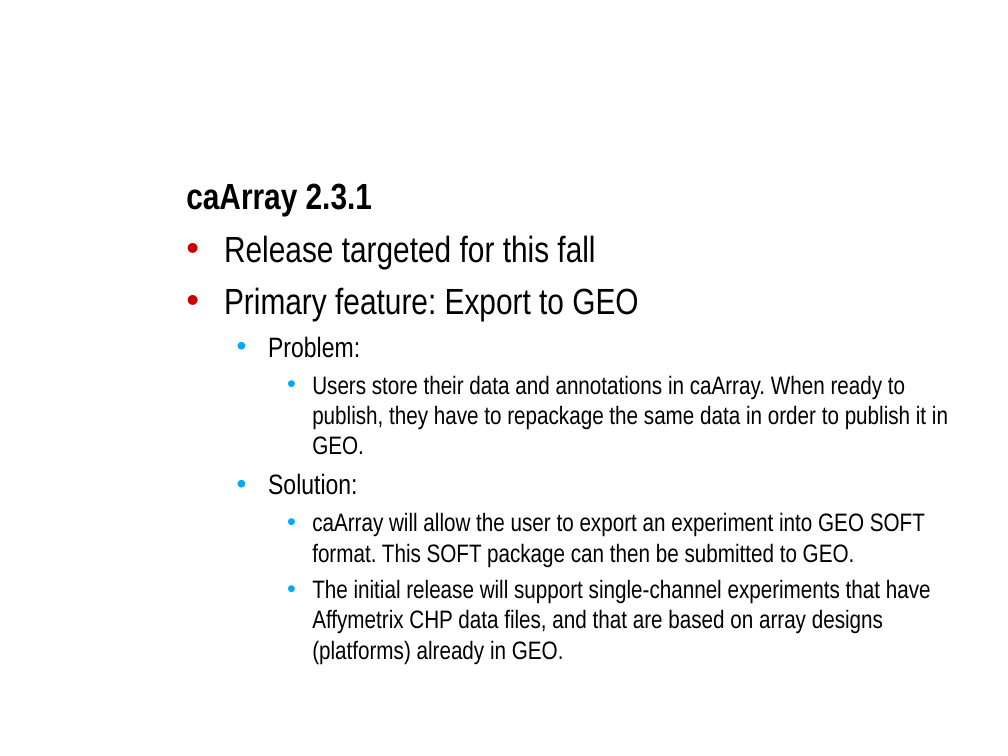
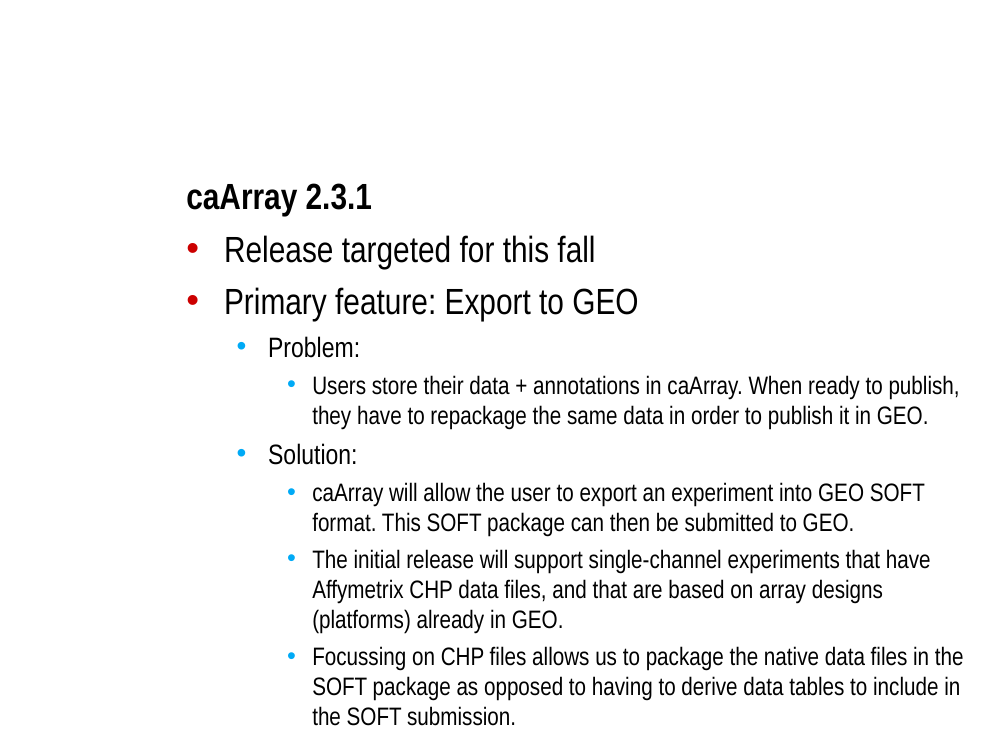
Before and after one commit to NCIP/caarray-docs, a slide deck: slide 4 of project_management/open_meetings/caArray User Community Meeting 2009.06.03.ppt. Drawn at 1008x756 pixels with LibreOffice and Linux fonts; fonts in the diff are those of the drawing; background and template pictures are left out. Boxes give left, top, right and bottom in pixels: in the first picture for what was removed or moved away, otherwise in the second. Text is boxed around its words. In the diff, an @@ line names an element or a change of style, - is before the commit and + after.

```diff
--- a/project_management/open_meetings/caArray User Community Meeting 2009.06.03.ppt
+++ b/project_management/open_meetings/caArray User Community Meeting 2009.06.03.ppt
@@ text at (312, 375, 960, 430): text changed @@
-    • Users store their data and annotations in caArray. When ready to publish, they have to repackage the same data in order to publish it in GEO.
+    • Users store their data + annotations in caArray. When ready to publish, they have to repackage the same data in order to publish it in GEO.
@@ text at (312, 646, 964, 726): paragraph added @@
+    • Focussing on CHP files allows us to package the native data files in the SOFT package as opposed to having to derive data tables to include in the SOFT submission.
```
Also in this commit, not shown: 1 other slide changed.
